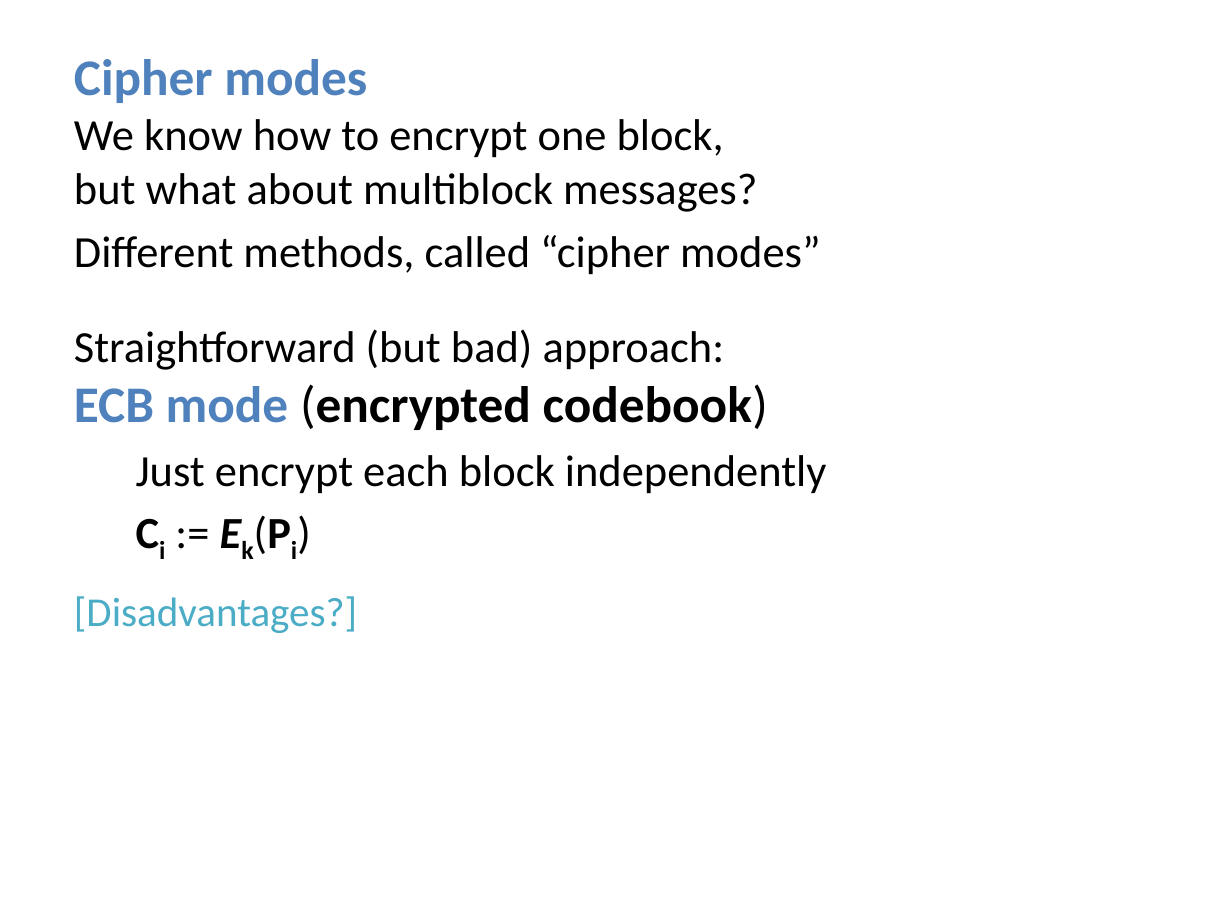
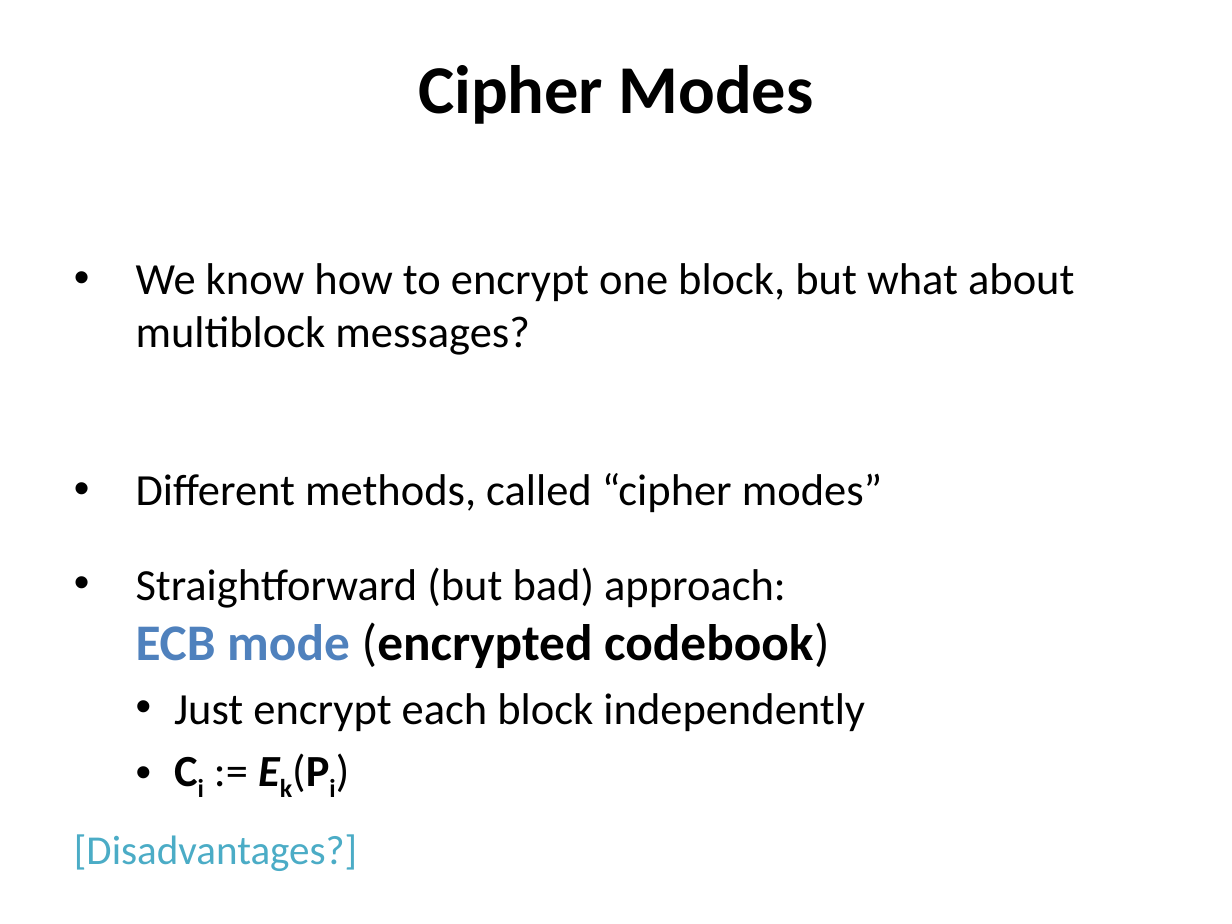
Before and after one commit to noise-lab/security-course, a slide deck: slide 47 of fall2016/lectures/4-Ciphers.pptx (slide 52 before the commit). Drawn at 1232x924 pixels with LibreOffice and Linux fonts; fonts in the diff are those of the drawing. Boxes give left, top, right and bottom in pixels: in the first picture for what was removed or moved away, otherwise in the second. Text is boxed around its words. In the diff, an @@ line names an element or a change of style, - is before the commit and + after.

```diff
--- a/fall2016/lectures/4-Ciphers.pptx
+++ b/fall2016/lectures/4-Ciphers.pptx
@@ text at [136, 65, 1074, 355]: text changed @@
-Cipher modes
-We know how to encrypt one block,
-but what about multiblock messages?
+Cipher Modes
+• We know how to encrypt one block, but what about multiblock messages?
@@ text at [136, 473, 882, 732]: bullet none to • @@
```
Also in this commit, not shown: 45 other slides changed, 2 slides added, 2 slides removed, 3 other files.
